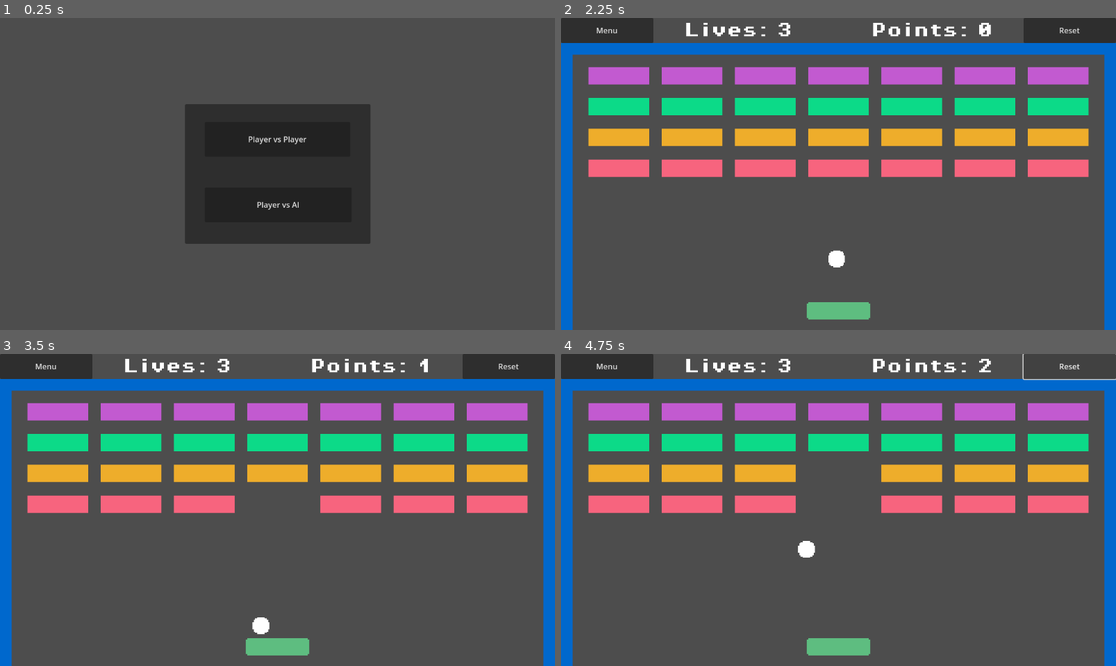
Above: before the commit, frames 1-4 (two rows, left to right).
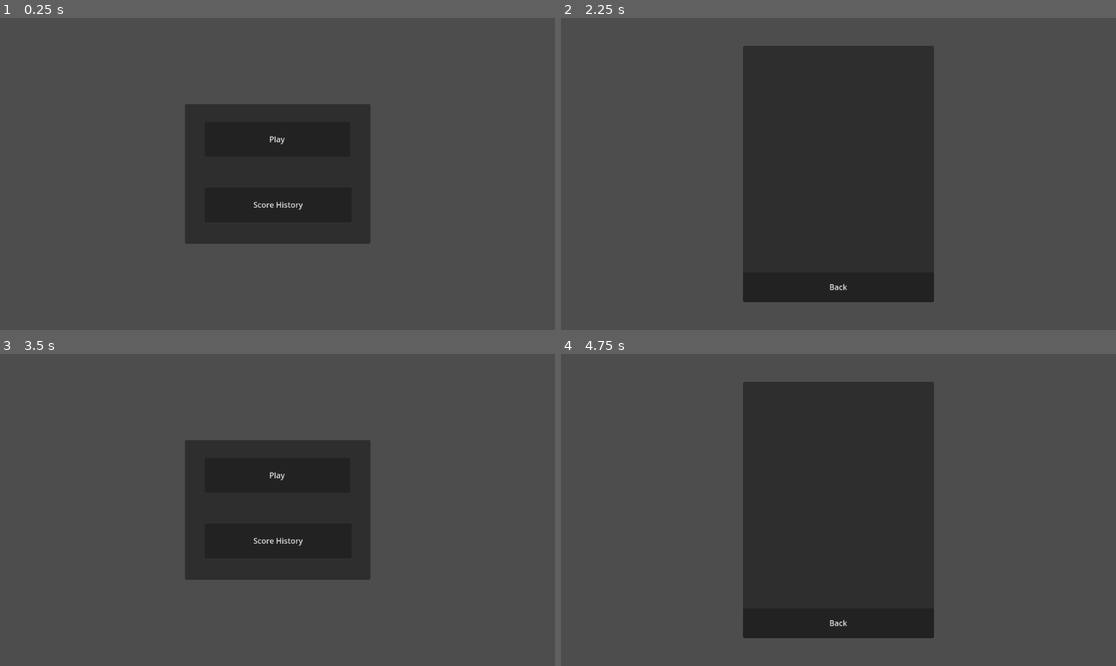
Above: after the commit, the same moments.

Repository: Mimi522/Godot-20-Game-Challenge
Game: Godot game, scene res://scenes/main_menu.tscn
Two runs of this game, one before a commit and one after it. Both use one fixed random seed, a clock stepped at 60 frames per second and the inputs below.
Inputs (mouse positions are in pixels of both pictures, inside the frame that each line leads up to):
- Up to frame 1 (0.25 s): no input
- Up to frame 2 (2.25 s): click (838, 139) at 0.5 s, where only the run before the commit has a clickable "Player vs Player"; click "Menu" at 1.25 s; click (838, 205) at 2 s, where only the run before the commit has a clickable "Player vs AI"
- Up to frame 3 (3.5 s): click (277, 622) at 2.75 s, where only the run after the commit has a clickable "Back"
- Up to frame 4 (4.75 s): click (838, 541) at 3.5 s, where only the run after the commit has a clickable "Score History"; click (1071, 366) at 4.25 s, where only the run before the commit has a clickable "Reset"

The runs differ from the first frame. In frame 1, 0.2% of the frame differs, in the area x 44-56%, y 37-62%; in frame 2, 50%, in the area x 0-100%, y 0-100%; in frame 3, 40%; in frame 4, 48%.

Commit message:
feat: adjust main menu

Diff:
--- a/Breakout/scenes/main_menu.tscn
+++ b/Breakout/scenes/main_menu.tscn
@@ -2,7 +2,7 @@
 
 [ext_resource type="Script" path="res://scripts/main_menu.gd" id="1_12m1n"]
 
-[node name="MainMenu" type="Control"]
+[node name="MainMenu" type="Control" node_paths=PackedStringArray("game_menu", "score_history")]
 layout_mode = 3
 anchors_preset = 15
 anchor_right = 1.0
@@ -10,8 +10,10 @@
 grow_horizontal = 2
 grow_vertical = 2
 script = ExtResource("1_12m1n")
+game_menu = NodePath("Game Menu")
+score_history = NodePath("Scores")
 
-[node name="Panel" type="Panel" parent="."]
+[node name="Game Menu" type="Panel" parent="."]
 layout_mode = 1
 anchors_preset = 8
 anchor_left = 0.5
@@ -25,7 +27,7 @@
 grow_horizontal = 2
 grow_vertical = 2
 
-[node name="Player vs Player button" type="Button" parent="Panel"]
+[node name="Play button" type="Button" parent="Game Menu"]
 layout_mode = 1
 anchors_preset = 8
 anchor_left = 0.5
@@ -38,9 +40,9 @@
 offset_bottom = -36.0
 grow_horizontal = 2
 grow_vertical = 2
-text = "Player vs Player"
+text = "Play"
 
-[node name="Player vs AI button" type="Button" parent="Panel"]
+[node name="Score History button" type="Button" parent="Game Menu"]
 layout_mode = 1
 anchors_preset = 8
 anchor_left = 0.5
@@ -53,7 +55,43 @@
 offset_bottom = 100.0
 grow_horizontal = 2
 grow_vertical = 2
-text = "Player vs AI"
+text = "Score History"
 
-[connection signal="pressed" from="Panel/Player vs Player button" to="." method="_on_player_vs_player_button_pressed"]
-[connection signal="pressed" from="Panel/Player vs AI button" to="." method="_on_player_vs_ai_button_pressed"]
+[node name="Scores" type="Panel" parent="."]
+visible = false
+layout_mode = 1
+anchors_preset = 8
+anchor_left = 0.5
+anchor_top = 0.5
+anchor_right = 0.5
+anchor_bottom = 0.5
+offset_left = -198.0
+offset_top = -266.0
+offset_right = 198.0
+offset_bottom = 266.0
+grow_horizontal = 2
+grow_vertical = 2
+
+[node name="VBoxContainer" type="VBoxContainer" parent="Scores"]
+layout_mode = 1
+anchors_preset = 15
+anchor_right = 1.0
+anchor_bottom = 1.0
+offset_bottom = -62.0
+grow_horizontal = 2
+grow_vertical = 2
+
+[node name="Button" type="Button" parent="Scores"]
+layout_mode = 1
+anchors_preset = 12
+anchor_top = 1.0
+anchor_right = 1.0
+anchor_bottom = 1.0
+offset_top = -62.0
+grow_horizontal = 2
+grow_vertical = 0
+text = "Back"
+
+[connection signal="pressed" from="Game Menu/Play button" to="." method="_on_play_button_pressed"]
+[connection signal="pressed" from="Game Menu/Score History button" to="." method="_on_score_history_button_pressed"]
+[connection signal="pressed" from="Scores/Button" to="." method="_on_button_pressed"]
--- a/Breakout/scripts/main_menu.gd
+++ b/Breakout/scripts/main_menu.gd
@@ -1,9 +1,17 @@
 extends Control
+
+@export var game_menu: Panel
+@export var score_history: Panel
 
 var game_scene = "res://scenes/game.tscn"
 
-func _on_player_vs_player_button_pressed():
+func _on_play_button_pressed():
 	get_tree().change_scene_to_file(game_scene)
 
-func _on_player_vs_ai_button_pressed():
-	get_tree().change_scene_to_file(game_scene)
+func _on_score_history_button_pressed():
+	game_menu.hide()
+	score_history.show()
+
+func _on_button_pressed():
+	game_menu.show()
+	score_history.hide()
